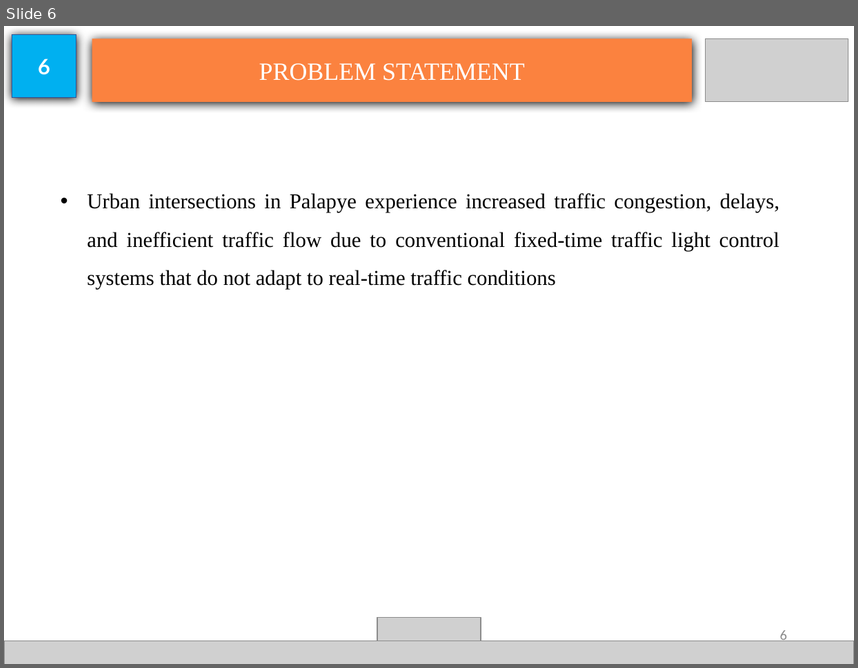
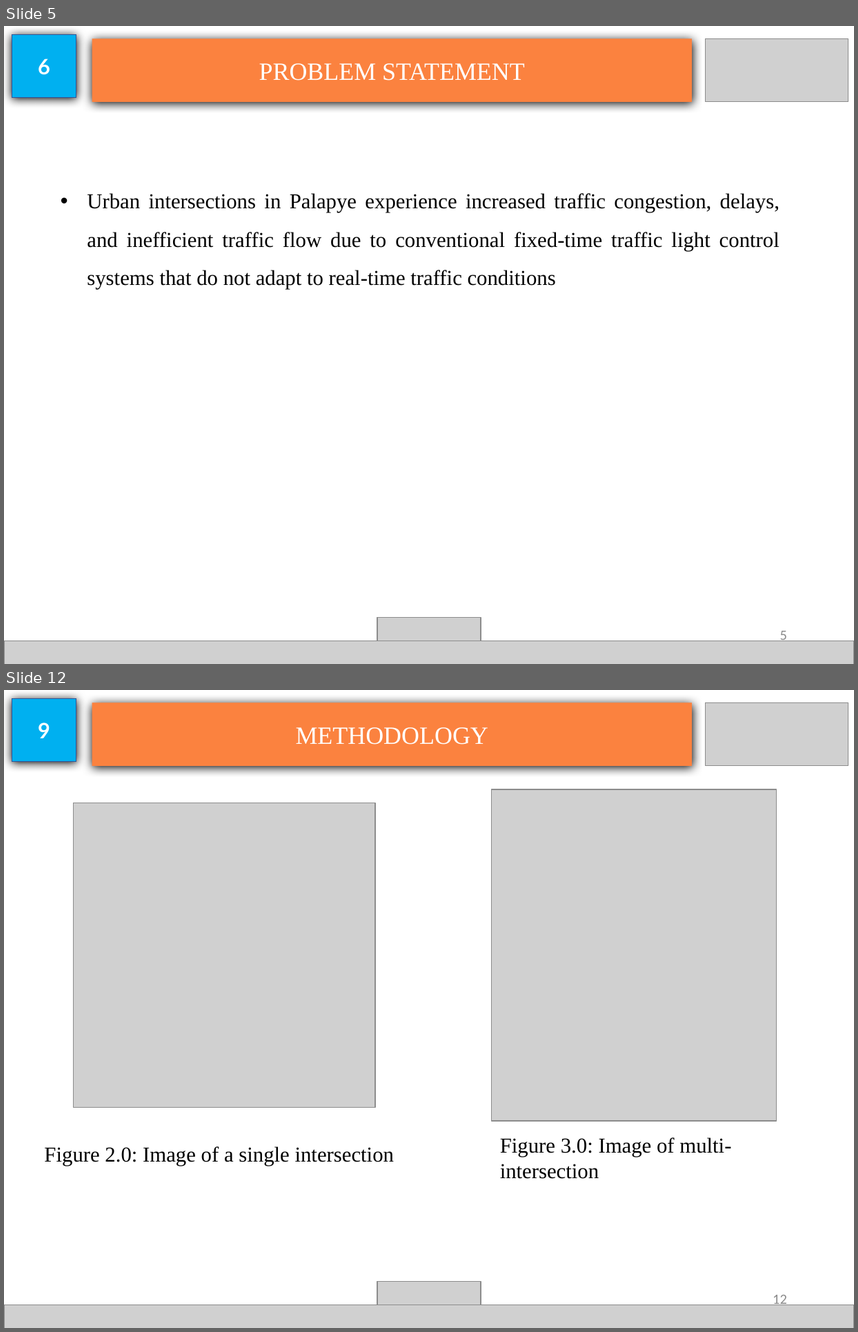
Before and after one commit to geranimoekia/Multi-Agent-Deep-Reinforcement-Learning-for-Adaptive-Traffic-Signal-Control-Palapye-A1-Corridor, a slide deck: docs/presentations/TSOTLHE SEIPHEPI FYP.pptx. Shown one above the other, each under a label of ours: slide 6 before the commit, slides 5 and 12 after it; the slides between them are not shown. The pictures are 858x668 and 858x1332 pixels, drawn with LibreOffice and Linux fonts; fonts in the diff are those of the drawing; grey boxes stand for pictures. Boxes give left, top, right and bottom in pixels: in the first picture for what was removed or moved away, otherwise in the second. Text is boxed around its words. In the diff, an @@ line names an element or a change of style, - is before the commit and + after.

```diff
--- a/docs/presentations/TSOTLHE SEIPHEPI FYP.pptx
+++ b/docs/presentations/TSOTLHE SEIPHEPI FYP.pptx
@@ slide 12 added at (4,690,854,1328), background #FFFFFF @@
@@ rectangle added at (12,698,76,761), fill #00B0F0, outline #2F5597 0.5 pt, 18 pt, text #FFFFFF, bold @@
+9
@@ rectangle added at (92,702,692,766), fill #FB823F, 21 pt, text #FFFFFF @@
+METHODOLOGY
@@ picture added at (705,702,848,766) @@
@@ picture added at (491,789,776,1121) @@
@@ picture added at (74,803,375,1107) @@
@@ text added at (500,1137,731,1179), 18 pt, text #000000 @@
+Figure 3.0: Image of multi-intersection
@@ text added at (44,1146,395,1165), 18 pt, text #000000 @@
+Figure 2.0: Image of a single intersection
@@ picture added at (377,1281,481,1323) @@
@@ picture added at (4,1305,854,1328) @@
@@ page number added at (773,1294,787,1308), 12 pt, text #8C8C8C @@
+12
@@ what was slide 6 is now slide 5 @@
@@ page number at (780,630,787,641): text changed @@
-6
+5
```
Also in this commit, not shown: 8 slides changed, 16 other slides added, 6 slides removed, 2 other files.
